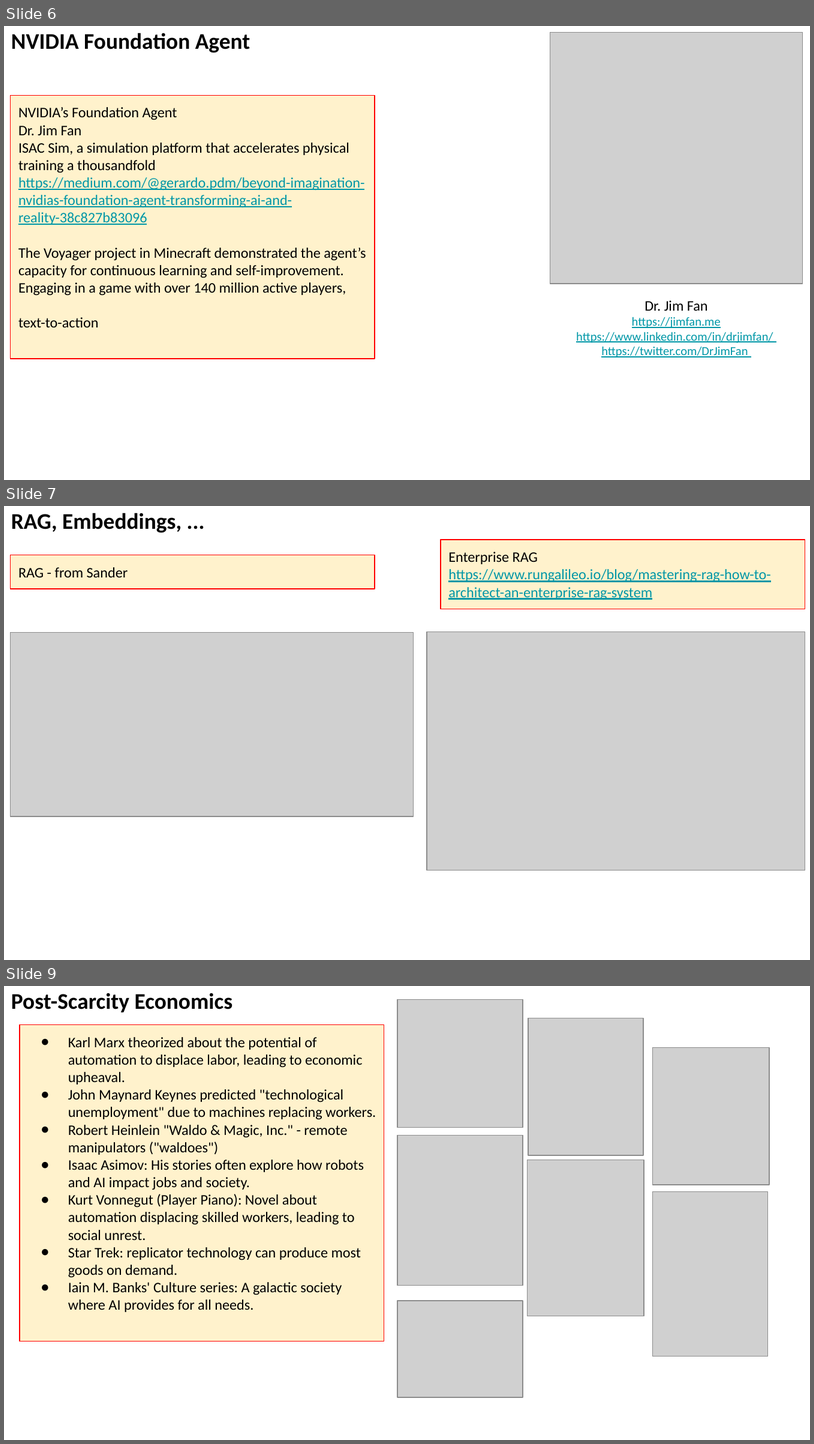
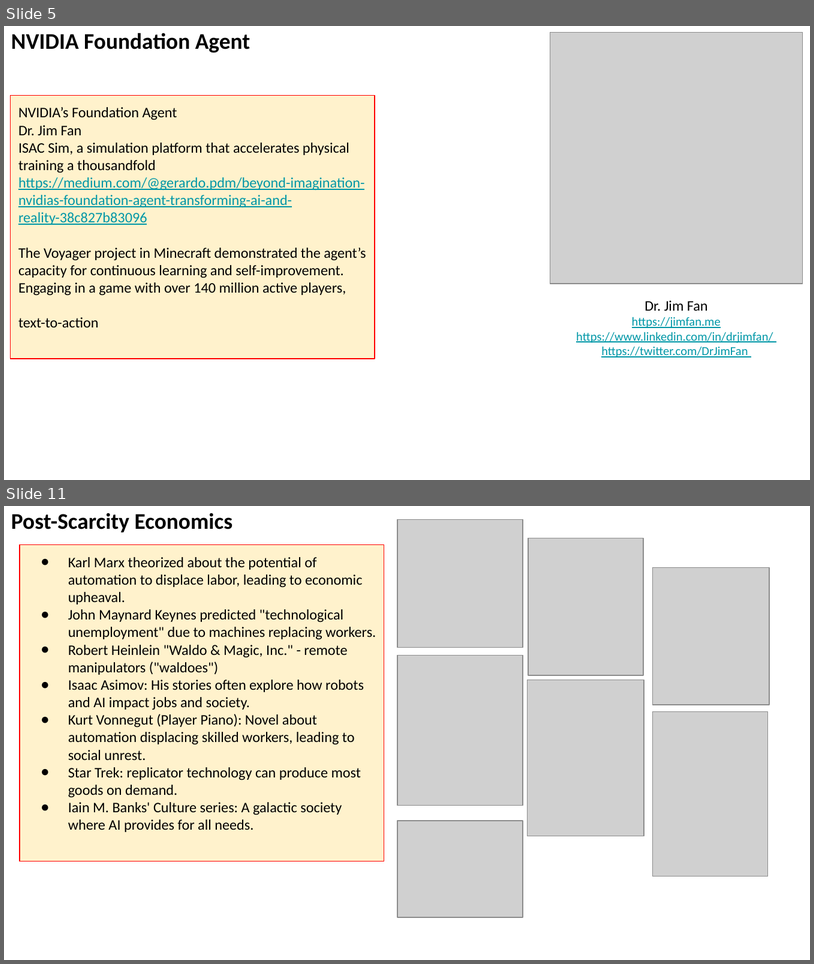
Before and after one commit to lselector/seminar, a slide deck: 2024/2024-03-01-AI-Updates.pptx. Shown one above the other, each under a label of ours: slides 6, 7 and 9 before the commit, slides 5 and 11 after it; the slides between them are not shown. The pictures are 814x1444 and 814x964 pixels, drawn with LibreOffice and Linux fonts; fonts in the diff are those of the drawing; grey boxes stand for pictures. Boxes give left, top, right and bottom in pixels: in the first picture for what was removed or moved away, otherwise in the second. Text is boxed around its words. In the diff, an @@ line names an element or a change of style, - is before the commit and + after.

```diff
--- a/2024/2024-03-01-AI-Updates.pptx
+++ b/2024/2024-03-01-AI-Updates.pptx
@@ slide 7 removed at (x1=4, y1=506, x2=810, y2=960), background #FFFFFF @@
@@ text removed at (x1=11, y1=513, x2=182, y2=533) @@
-RAG, Embeddings, ...
@@ rectangle removed at (x1=441, y1=540, x2=806, y2=609) @@
-Enterprise RAG
-https://www.rungalileo.io/blog/mastering-rag-how-to-architect-an-enterprise-rag-system
@@ rectangle removed at (x1=11, y1=555, x2=375, y2=589) @@
-RAG - from Sander
@@ picture removed at (x1=11, y1=633, x2=414, y2=816) @@
@@ picture removed at (x1=426, y1=632, x2=805, y2=870) @@
@@ what was slide 6 is now slide 5 @@
@@ what was slide 9 is now slide 11 @@
```
Also in this commit, not shown: 6 slides changed, 7 slides added, 2 other slides removed.
